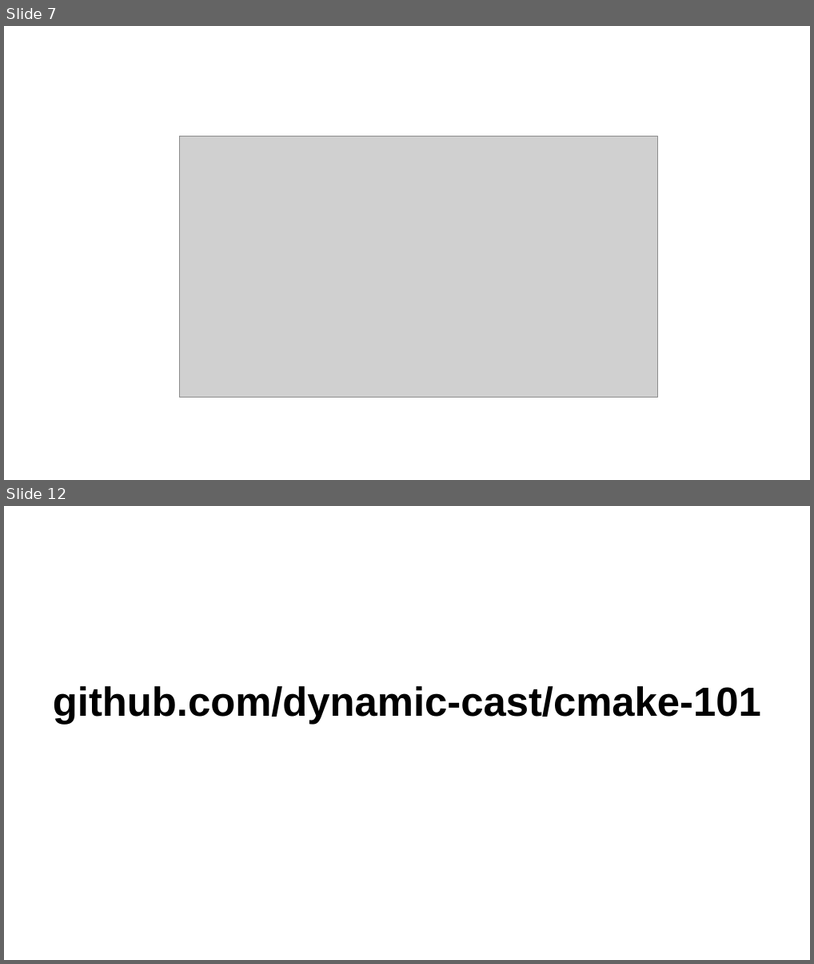
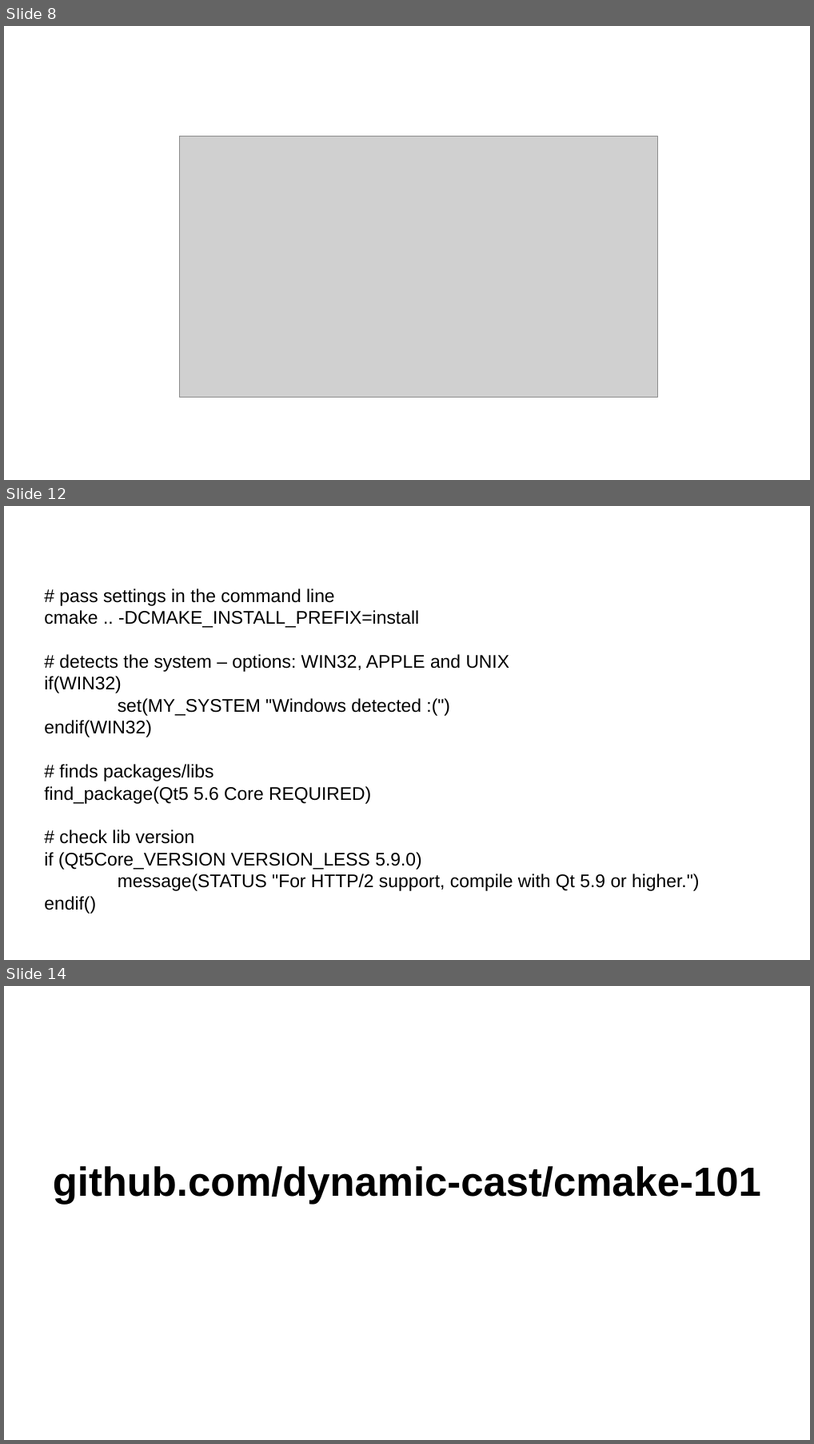
Before and after one commit to dynamic-cast/cmake-101, a slide deck: slides/dynamic_cast-CMake-101.odp. Shown one above the other, each under a label of ours: slides 7 and 12 before the commit, slides 8, 12 and 14 after it; the slides between them are not shown. The pictures are 814x964 and 814x1444 pixels, drawn with LibreOffice and Linux fonts; fonts in the diff are those of the drawing; grey boxes stand for pictures; background and template pictures are left out. Boxes give left, top, right and bottom in pixels: in the first picture for what was removed or moved away, otherwise in the second. Text is boxed around its words. In the diff, an @@ line names an element or a change of style, - is before the commit and + after.

```diff
--- a/slides/dynamic_cast-CMake-101.odp
+++ b/slides/dynamic_cast-CMake-101.odp
@@ slide 12 added at [4,506,810,960], background picture (left out) @@
@@ subtitle added at [44,588,699,913], 18 pt, text #000000 @@
+# pass settings in the command line
+cmake .. -DCMAKE_INSTALL_PREFIX=install
+# detects the system – options: WIN32, APPLE and UNIX
+if(WIN32)
+set(MY_SYSTEM "Windows detected :(")
+endif(WIN32)
+# finds packages/libs
+find_package(Qt5 5.6 Core REQUIRED)
+# check lib version
+if (Qt5Core_VERSION VERSION_LESS 5.9.0)
+message(STATUS "For HTTP/2 support, compile with Qt 5.9 or higher.")
+endif()
@@ what was slide 7 is now slide 8 @@
@@ what was slide 12 is now slide 14 @@
```
Also in this commit, not shown: 5 slides changed, 1 other slide added, 2 other files.
